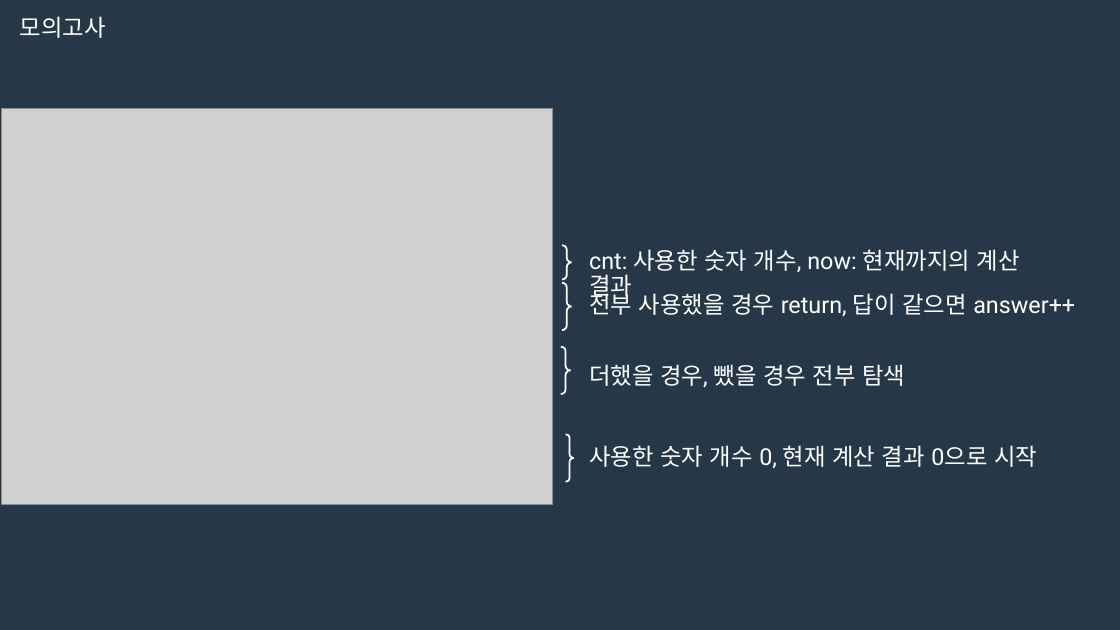
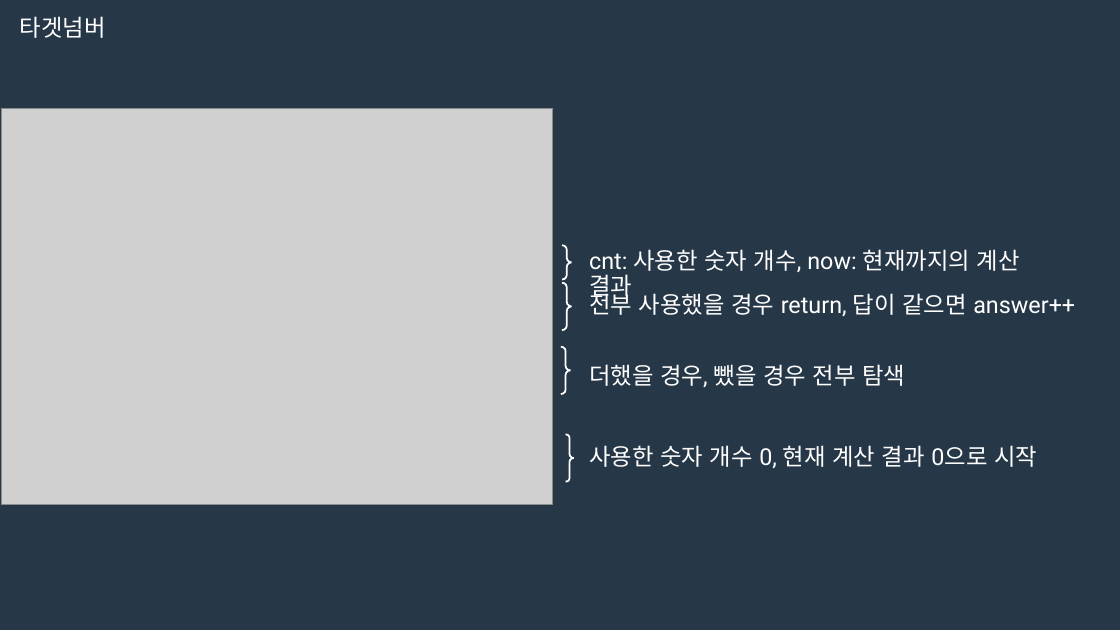
Before and after one commit to 1hk-star/Konkuk_SecurityFACT_Algorithm, a slide deck: slide 2 of 8주차/발표자료/코드 리뷰 자료/유의진/DFS BFS 문제풀이 유의진.pptx. Drawn at 1120x630 pixels with LibreOffice and Linux fonts; fonts in the diff are those of the drawing; grey boxes stand for pictures. Boxes give left, top, right and bottom in pixels: in the first picture for what was removed or moved away, otherwise in the second. Text is boxed around its words. In the diff, an @@ line names an element or a change of style, - is before the commit and + after.

```diff
--- a/8주차/발표자료/코드 리뷰 자료/유의진/DFS BFS 문제풀이 유의진.pptx
+++ b/8주차/발표자료/코드 리뷰 자료/유의진/DFS BFS 문제풀이 유의진.pptx
@@ text at (20,16,106,38): text changed @@
-모의고사
+타겟넘버
```
